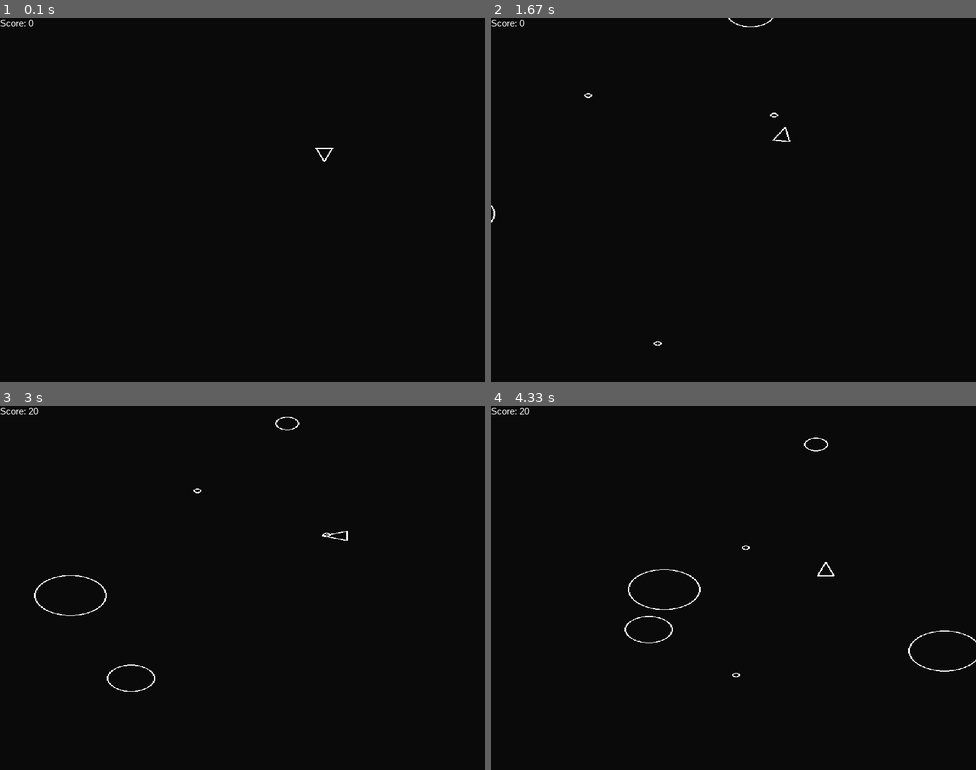
Above: before the commit, frames 1-4 (two rows, left to right).
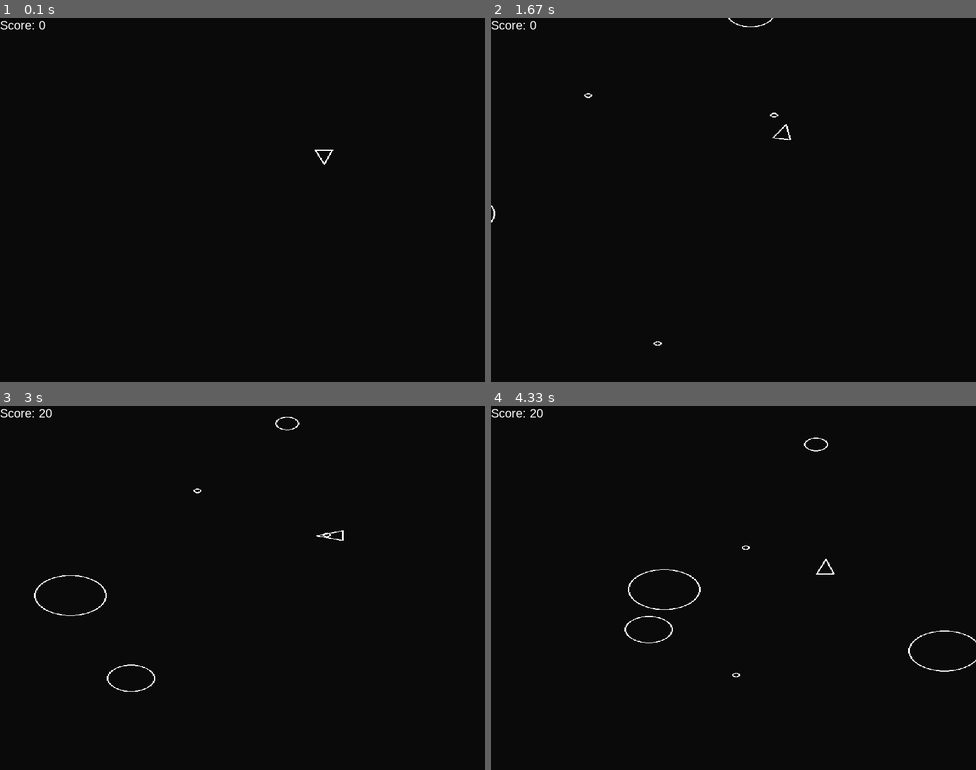
Above: after the commit, the same moments.

Repository: Holmes2645/asteroidsPygame
Game: pygame game, started from main.py
Same seed, same stepped clock (60 frames per second), same inputs: the game is played once before the commit and once after it.
Inputs:
- Up to frame 1 (0.1 s): no input
- Up to frame 2 (1.67 s): tap Space at 0.33, 0.73, 1.03, 1.23, 1.57 s; hold D 0.67-1.13 s; hold W 1.17-1.47 s; hold D from 1.5 s (still down)
- Up to frame 3 (3 s): tap Space at 1.87, 2.07, 2.37, 2.63, 2.97 s; release D at 1.97 s; hold A 2-2.53 s; hold S 2.57-2.87 s; hold A from 2.9 s (still down)
- Up to frame 4 (4.33 s): tap Space at 3.27, 3.4, 3.8, 4.1 s; release A at 3.3 s; hold W 3.33-3.7 s; hold D from 3.73 s (still down)

The runs differ from the first frame. In frame 1, 0.2% of the frame differs, in the area x 0-69%, y 0-41%; in frame 2, 0.2%; in frame 3, 0.2%; in frame 4, 0.2%, in the area x 0-71%, y 0-47%.

Commit message:
Player Hitbox Rework and Text Scaling
Reworked player hitbox to be within player model
Added hitbox debugging
Changed score font size to scaled font

Diff:
--- a/constants.py
+++ b/constants.py
@@ -9,10 +9,14 @@
 ASTEROID_SPAWN_RATE = 0.8  # seconds
 ASTEROID_MAX_RADIUS = ASTEROID_MIN_RADIUS * ASTEROID_KINDS
 
-PLAYER_RADIUS = 15
+PLAYER_RADIUS = 8
 PLAYER_TURNING_SPEED = 300
 PLAYER_SPEED = 200
 PLAYER_SHOOT_SPEED = 500
 PLAYER_SHOOT_COOLDOWN = 0.3
 
 SHOT_RADIUS = 5
+
+SCALE = SCREEN_HEIGHT / BOARD_HEIGHT
+
+DEBUG = False
--- a/main.py
+++ b/main.py
@@ -20,12 +20,13 @@
     game_clock = pygame.time.Clock()
     dt = 0
 
-    font = pygame.font.SysFont('Arial',15)
+    font = pygame.font.SysFont('Arial',int(20 * SCALE))
 
     game_surface = pygame.Surface((BOARD_HEIGHT,BOARD_WIDTH))
     game_surface.fill(color)
 
     screen = pygame.display.set_mode((SCREEN_WIDTH,SCREEN_HEIGHT))
+
 
 
     asteroids = pygame.sprite.Group()
--- a/player.py
+++ b/player.py
@@ -15,6 +15,9 @@
     #Draws white triangle onto pygame screen
     def draw(self, screen):
         pygame.draw.polygon(screen,"white",self.triangle(),2)
+
+        if DEBUG:
+            pygame.draw.circle(screen,"red",self.position,self.radius,width=2)
 
     #Updates position and orientation of triangle based on key press
     def update(self, dt):
@@ -59,14 +62,28 @@
         new_shot.velocity = pygame.Vector2(0,1).rotate(self.rotation) * PLAYER_SHOOT_SPEED
 
 
+    def triangle(self, scale: float = 2.0) -> list[pygame.Vector2]:
+        """
+        Return the three vertices of an isosceles triangle that fully encloses
+        the circular hit-box (self.radius).  `scale` > 1 enlarges the triangle;
+        lower the value if you want it tighter.
+        """
+        # “Forward” points along the ship's nose; “right” is a wing-tip direction.
+        forward = pygame.Vector2(0, 1).rotate(self.rotation)
+        right   = pygame.Vector2(0, 1).rotate(self.rotation + 90)
 
+        # Triangle dimensions
+        height = self.radius * scale * 2        # nose to base
+        half_base = self.radius * scale / 1.5   # base half-width
 
+        # For isosceles, a good approximation: incenter is ~1/3 from base to tip
+        incenter_offset = forward * (height / 3)
 
-    # Calculates points of a triangle for player model
-    def triangle(self):
-        forward = pygame.Vector2(0, 1).rotate(self.rotation)
-        right = pygame.Vector2(0, 1).rotate(self.rotation + 90) * self.radius / 1.5
-        a = self.position + forward * self.radius
-        b = self.position - forward * self.radius - right
-        c = self.position - forward * self.radius + right
+        #Tip
+        a = self.position + forward * (2 * height / 3)
+
+        # Base Corners
+        base_center = self.position - incenter_offset
+        b = base_center - right * half_base  # left wing
+        c = base_center + right * half_base  # right wing
         return [a, b, c]
